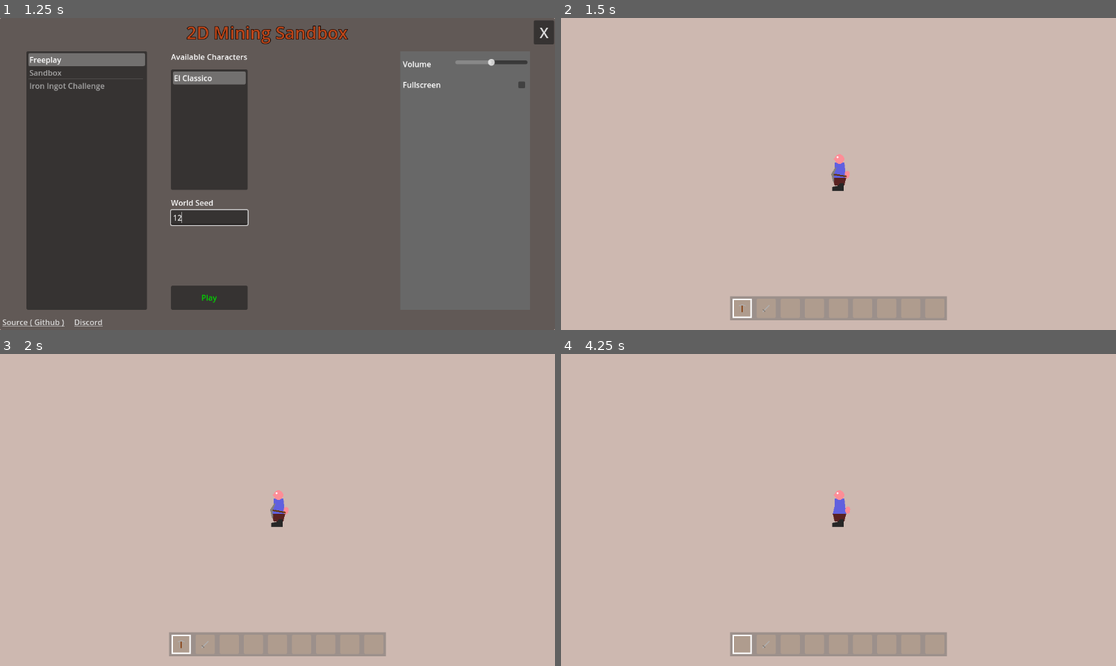
Above: before the commit, frames 1-4 (two rows, left to right).
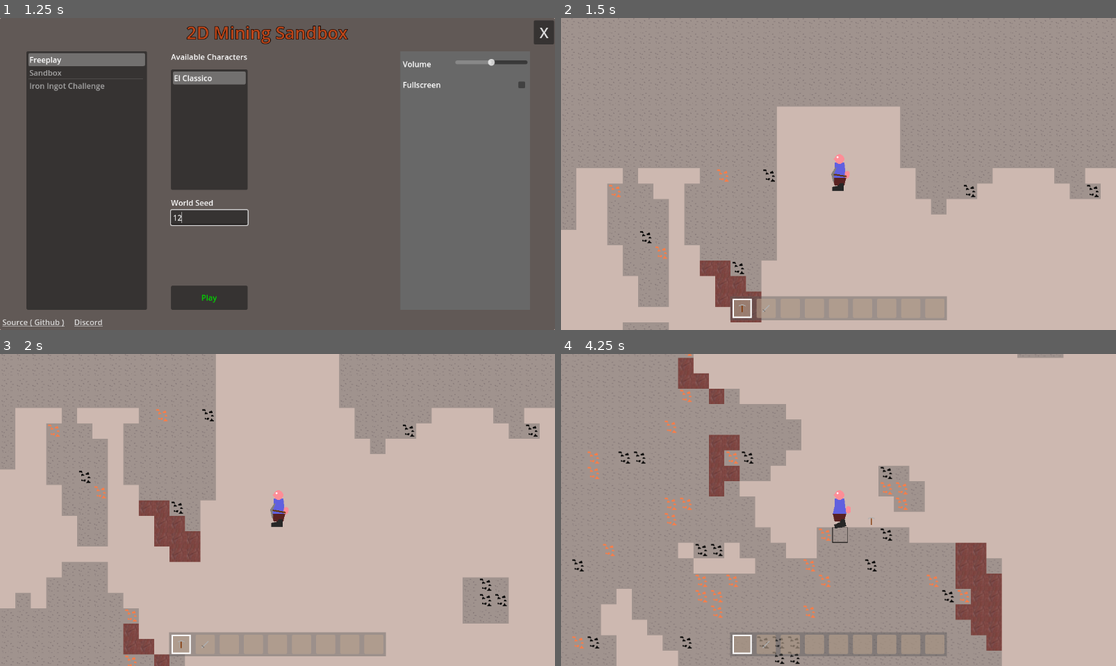
Above: after the commit, the same moments.

Repository: Griiimon/2D-Mining-Sandbox
Game: Godot game, scene res://game/startup.tscn
The game is run twice, just before and just after one commit, with the same random seed, the same clock (stepped at 60 frames per second) and the same inputs. The engine's default icon, where the game draws it, is replaced by a stand-in: a white triangle on a blue panel in a dark square.
Inputs (mouse positions are in pixels of both pictures, inside the frame that each line leads up to):
- Up to frame 1 (1.25 s): click (210, 217) at 0.52 s; type "12" at 0.6 s
- Up to frame 2 (1.5 s): click "Play" at 1.25 s
- Up to frame 3 (2 s): no input
- Up to frame 4 (4.25 s): tap Enter at 2 s; move the mouse to (744, 644) at 2.02 s; hold D (right) 2.03-3.53 s; click (744, 644) at 2.1 s; tap Up (jump) at 2.27, 3.02 s; move the mouse to (766, 644) at 2.77 s; tap F (change_block_state) at 2.85 s; click (766, 644) at 2.92 s; move the mouse to (788, 644) at 3.52 s; hold A (left) from 3.53 s (still down); tap X (drop_item) at 3.6 s; click (788, 644) at 3.67 s

Frame 1 is identical in both runs. In frame 2, 56% of the frame differs, in the area x 0-100%, y 0-100%; in frame 3, 34%; in frame 4, 50%.
Error before the commit: Invalid access to property or key 'resource_path' on a base object of type 'Nil'. (res://game/world/chunks/world_chunk.gd:211)
Error after the commit: Invalid access to property or key 'type' on a base object of type 'null instance'. (res://game/player/base_player.gd:418)

Commit message:
fix tile set resource change persisting

Diff:
--- a/game/autoload singletons/data_manager.gd
+++ b/game/autoload singletons/data_manager.gd
@@ -1,7 +1,7 @@
 extends Node
 
+const TILE_SET_PATH= "res://resources/tile_set.tres"
 
-@export var tile_set: TileSet
 @export var orig_tile_set: TileSet
 @export_dir var blocks_path: String
 @export var blocks_suffix: String
@@ -20,6 +20,7 @@
 @export var sound_library: SoundLibrary
 @export var material_sound_library: MaterialSoundLibrary
 
+var tile_set: TileSet
 
 var blocks: Array[Block]
 var blocks_lookup: Dictionary
@@ -40,6 +41,9 @@
 
 
 func _ready():
+	if Engine.is_editor_hint():
+		return
+
 	sound_library.build()
 	material_sound_library.build()
 
@@ -48,7 +52,6 @@
 	for i in len(blocks):
 		blocks_lookup[blocks[i]]= i
 
-	if Engine.is_editor_hint(): return
 
 	load_resource_folder_into_array(items_path, items)
 
--- a/game/autoload singletons/data_manager.tscn
+++ b/game/autoload singletons/data_manager.tscn
@@ -1,7 +1,6 @@
-[gd_scene load_steps=7 format=3 uid="uid://cvafv12dien4y"]
+[gd_scene load_steps=6 format=3 uid="uid://cvafv12dien4y"]
 
 [ext_resource type="Script" path="res://game/autoload singletons/data_manager.gd" id="1_jsysr"]
-[ext_resource type="TileSet" uid="uid://q03vrmwa6im1" path="res://resources/tile_set.tres" id="2_7hkao"]
 [ext_resource type="TileSet" uid="uid://oilm5db18kw1" path="res://resources/orig_tile_set.tres" id="3_1fuao"]
 [ext_resource type="Resource" uid="uid://b4403wlk4dsx6" path="res://game/blocks/fluid_library.tres" id="3_bltjv"]
 [ext_resource type="Resource" uid="uid://dug8fqdiebex7" path="res://game/audio/sound_library.tres" id="5_l2d11"]
@@ -9,7 +8,6 @@
 
 [node name="Data Manager" type="Node"]
 script = ExtResource("1_jsysr")
-tile_set = ExtResource("2_7hkao")
 orig_tile_set = ExtResource("3_1fuao")
 blocks_path = "res://game/blocks"
 blocks_suffix = "_block.tres"
--- a/game/scenarios/base_scenario.tscn
+++ b/game/scenarios/base_scenario.tscn
@@ -6,6 +6,13 @@
 [ext_resource type="PackedScene" uid="uid://dc0j27pwmaoye" path="res://game/world/world.tscn" id="5_suwde"]
 [ext_resource type="PackedScene" uid="uid://rulbjxj13xn7" path="res://game/scenarios/scenario_ui.tscn" id="5_v74o5"]
 [ext_resource type="Script" path="res://game/ui/camera.gd" id="7_5xy13"]
+
+[sub_resource type="TileSetAtlasSource" id="TileSetAtlasSource_jukaa"]
+
+[sub_resource type="TileSet" id="TileSet_2q4vh"]
+tile_size = Vector2i(32, 32)
+physics_layer_0/collision_layer = 1
+sources/0 = SubResource("TileSetAtlasSource_jukaa")
 
 [node name="Base Scenario" type="Node"]
 script = ExtResource("1_1t407")
@@ -22,6 +29,7 @@
 speed = 1000.0
 
 [node name="Level Editor" parent="." instance=ExtResource("4_2le7v")]
+tile_set = SubResource("TileSet_2q4vh")
 
 [node name="UI" parent="." instance=ExtResource("5_v74o5")]
 
--- a/game/world/chunks/world_chunk.gd
+++ b/game/world/chunks/world_chunk.gd
@@ -208,7 +208,6 @@
 
 # creates a tile-set automatically from block textures
 static func create_tileset():
-	var tile_set_path: String= DataManager.tile_set.resource_path
 	DataManager.tile_set= DataManager.orig_tile_set.duplicate()
 
 	var collision_polygon:= [Vector2(0, 0), Vector2(World.TILE_SIZE, 0), Vector2(World.TILE_SIZE, World.TILE_SIZE),  Vector2(0, World.TILE_SIZE)]
@@ -233,4 +232,4 @@
 			tile_data.set_collision_polygon_points(0, 0, polygon)
 
 
-	ResourceSaver.save(DataManager.tile_set, tile_set_path)
+	ResourceSaver.save(DataManager.tile_set, DataManager.TILE_SET_PATH)
--- a/utils/level editor/level_editor.gd
+++ b/utils/level editor/level_editor.gd
@@ -1,7 +1,5 @@
 @tool
 extends TileMap
-
-@export_file() var tile_set_path
 
 
 
@@ -10,4 +8,14 @@
 
 
 func load_tileset():
-	tile_set= load(tile_set_path)
+	if FileAccess.file_exists(DataManager.TILE_SET_PATH):
+		tile_set= load(DataManager.TILE_SET_PATH)
+	else:
+		push_error("Run game once to generate tile set before using Level Editor")
+
+
+func _notification(what):
+	if what == NOTIFICATION_EDITOR_PRE_SAVE:
+		tile_set= null
+	if what == NOTIFICATION_EDITOR_POST_SAVE:
+		load_tileset()
--- a/utils/level editor/level_editor.tscn
+++ b/utils/level editor/level_editor.tscn
@@ -1,10 +1,8 @@
-[gd_scene load_steps=3 format=3 uid="uid://dbdvl22708gp"]
+[gd_scene load_steps=2 format=3 uid="uid://dbdvl22708gp"]
 
-[ext_resource type="TileSet" uid="uid://coushkto7lkdk" path="res://resources/tile_set.tres" id="1_52mq6"]
 [ext_resource type="Script" path="res://utils/level editor/level_editor.gd" id="1_bohj5"]
 
 [node name="Level Editor" type="TileMap"]
-tile_set = ExtResource("1_52mq6")
 format = 2
 layer_0/name = "terrain"
 layer_1/name = "fluids"
@@ -12,4 +10,3 @@
 layer_1/navigation_enabled = false
 layer_1/tile_data = PackedInt32Array()
 script = ExtResource("1_bohj5")
-tile_set_path = "res://resources/tile_set.tres"
Not shown: 1 places in game/scenarios/base_scenario.tscn that only renumber resources
